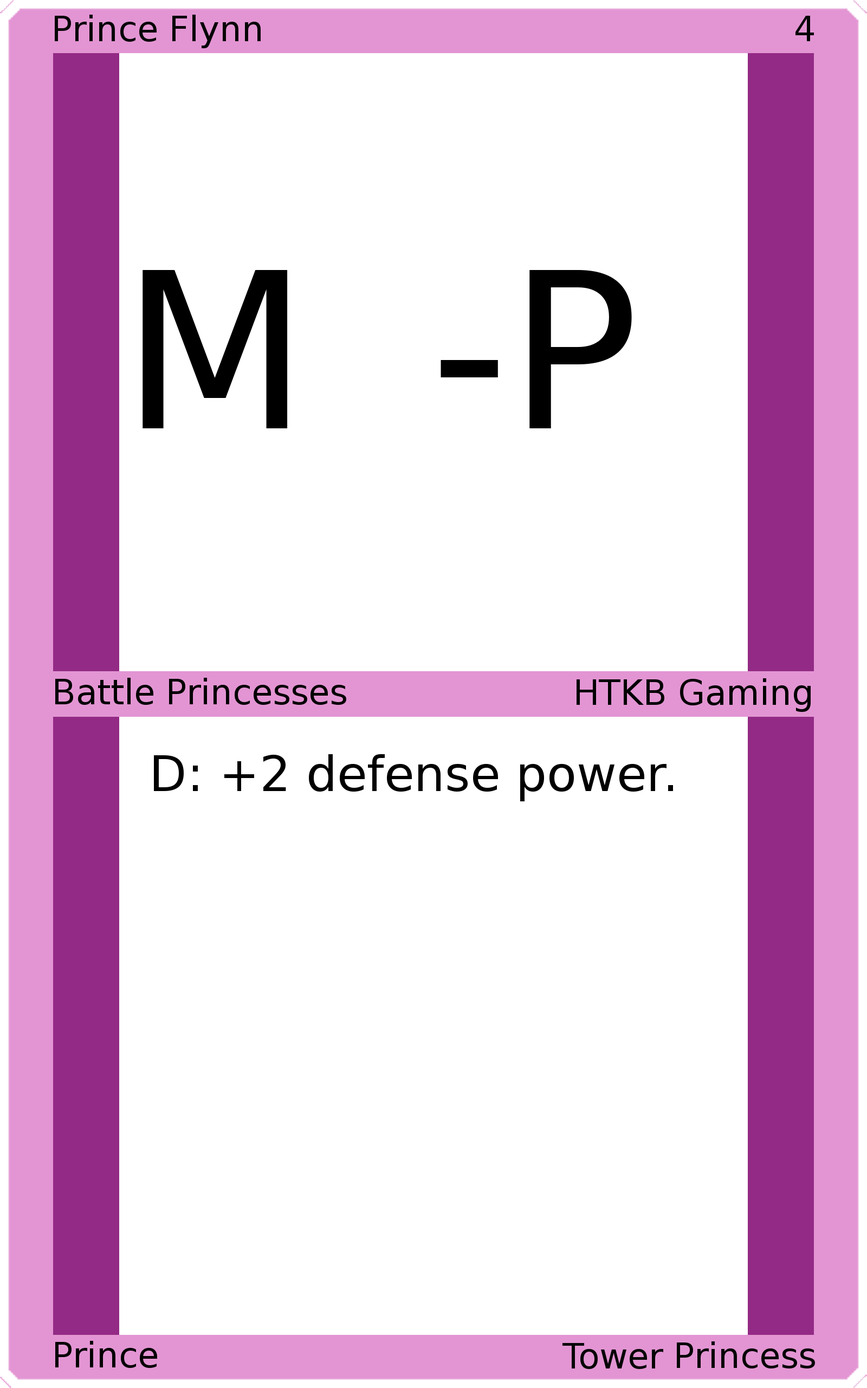
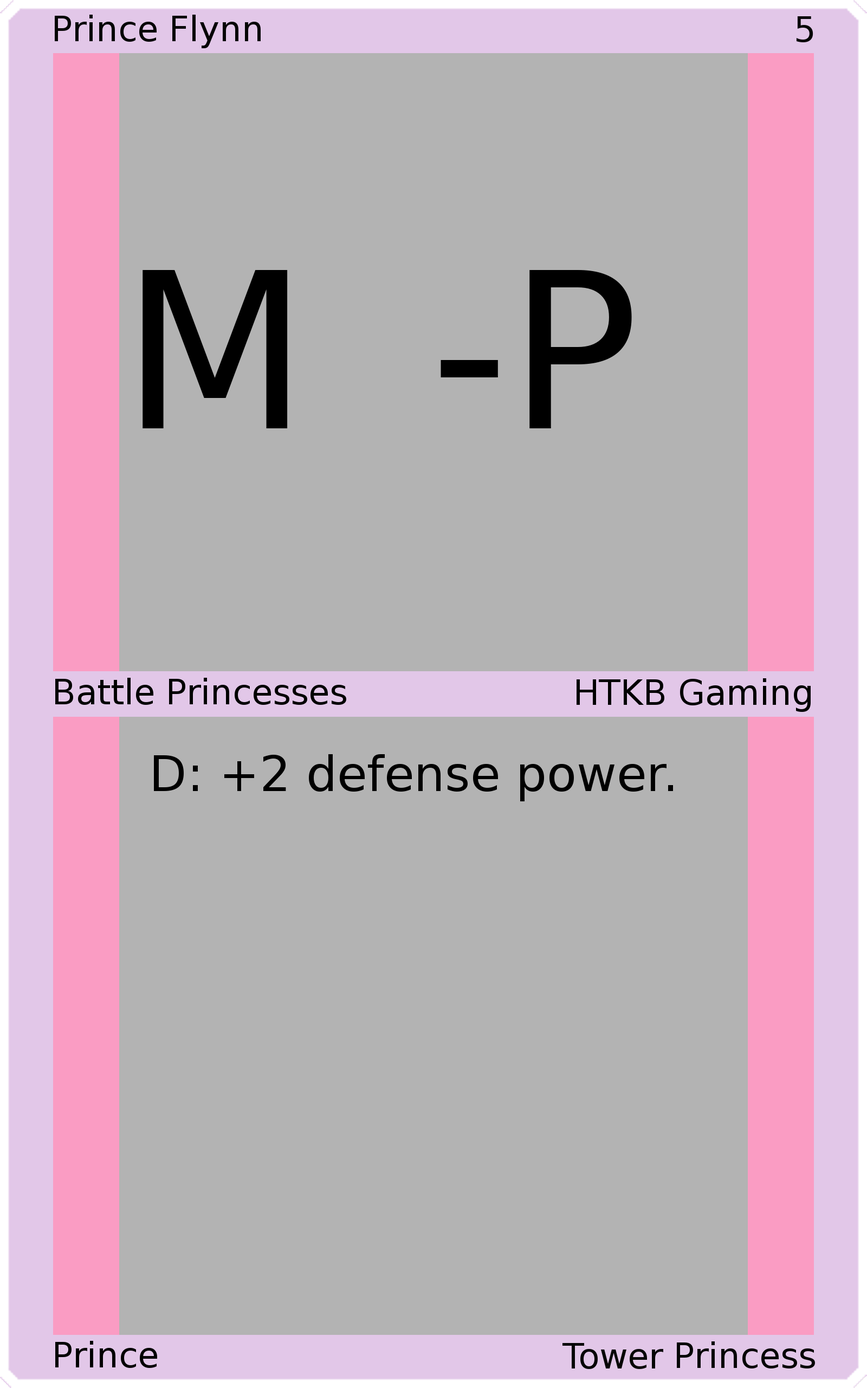
Revision of a layered 867 × 1388 image; what changed, layer by layer:
painted on "Upper Right" over <box>795,15,815,43</box>
painted on "Border" over <box>0,0,867,1388</box>
painted on "Top Background" over <box>119,52,748,673</box>
painted on "Bottom Background" over <box>119,715,748,1336</box>
painted on "Background" over <box>35,35,832,1352</box>
